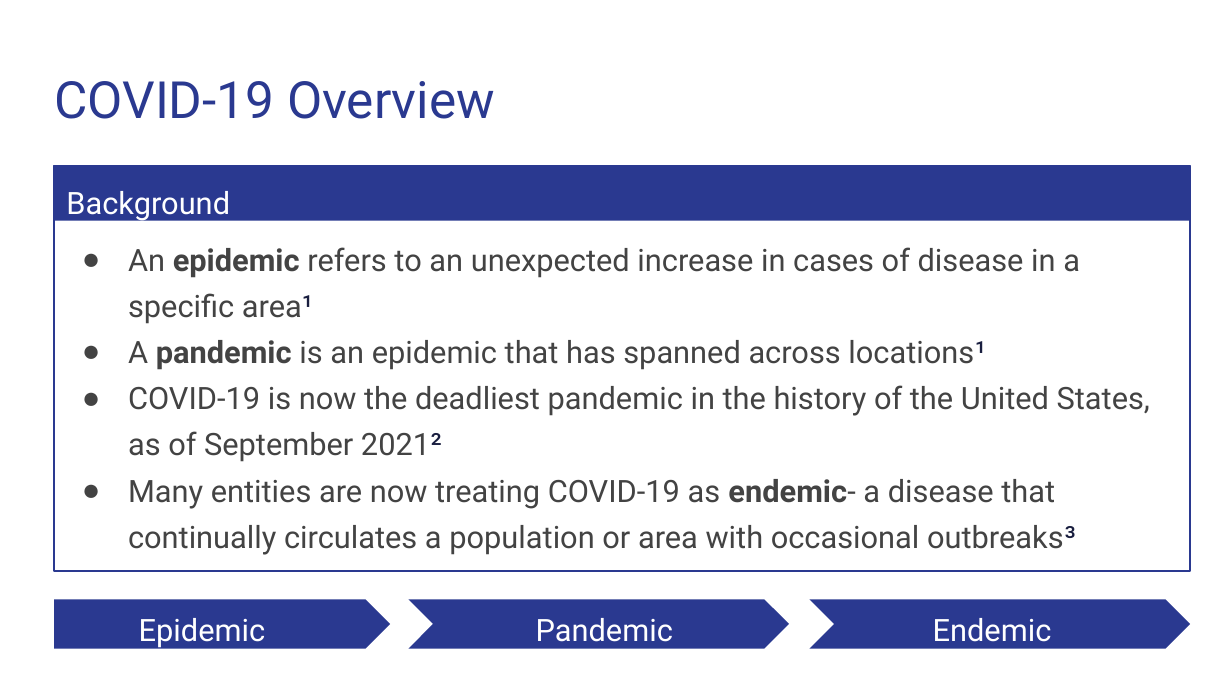
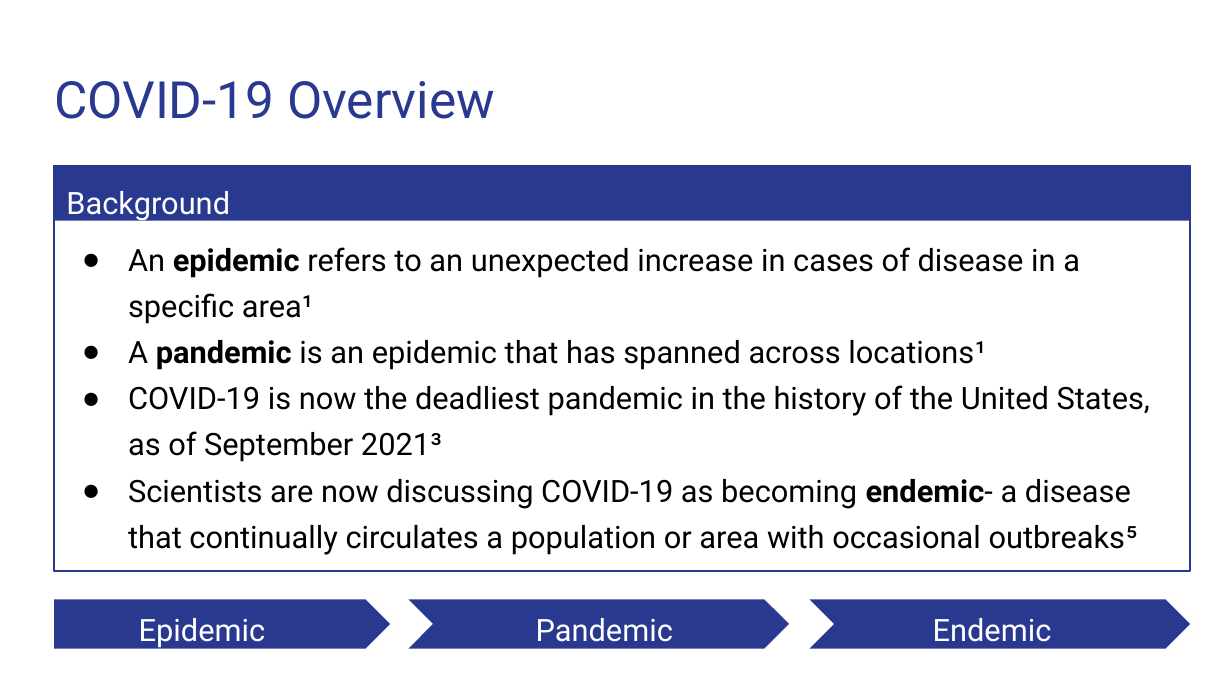
Before and after one commit to Magzzie/COVID-19_Analysis, a slide deck: slide 2 of COVID-19 Analysis.pptx. Drawn at 1232x693 pixels with LibreOffice and Linux fonts; fonts in the diff are those of the drawing. Boxes give left, top, right and bottom in pixels: in the first picture for what was removed or moved away, otherwise in the second. Text is boxed around its words. In the diff, an @@ line names an element or a change of style, - is before the commit and + after.

```diff
--- a/COVID-19 Analysis.pptx
+++ b/COVID-19 Analysis.pptx
@@ text at (x1=128, y1=247, x2=1080, y2=370): text colour #434343 to #000000 in "An epidemic refers to an unexpected increase ...", "A pandemic is an epidemic that has ..."; text colour #191E3F to #000000 in "area¹", "locations¹"; bullet colour #434343 to #000000 @@
@@ text at (x1=128, y1=385, x2=1150, y2=555): text changed; text colour #434343 to #000000 @@
-● COVID-19 is now the deadliest pandemic in the history of the United States, as of September 2021²
-● Many entities are now treating COVID-19 as endemic- a disease that continually circulates a population or area with occasional outbreaks³
+● COVID-19 is now the deadliest pandemic in the history of the United States, as of September 2021³
+● Scientists are now discussing COVID-19 as becoming endemic- a disease that continually circulates a population or area with occasional outbreaks⁵
```
Also in this commit, not shown: 8 other slides changed, 12 slides added, 6 slides removed, 3 other files.
